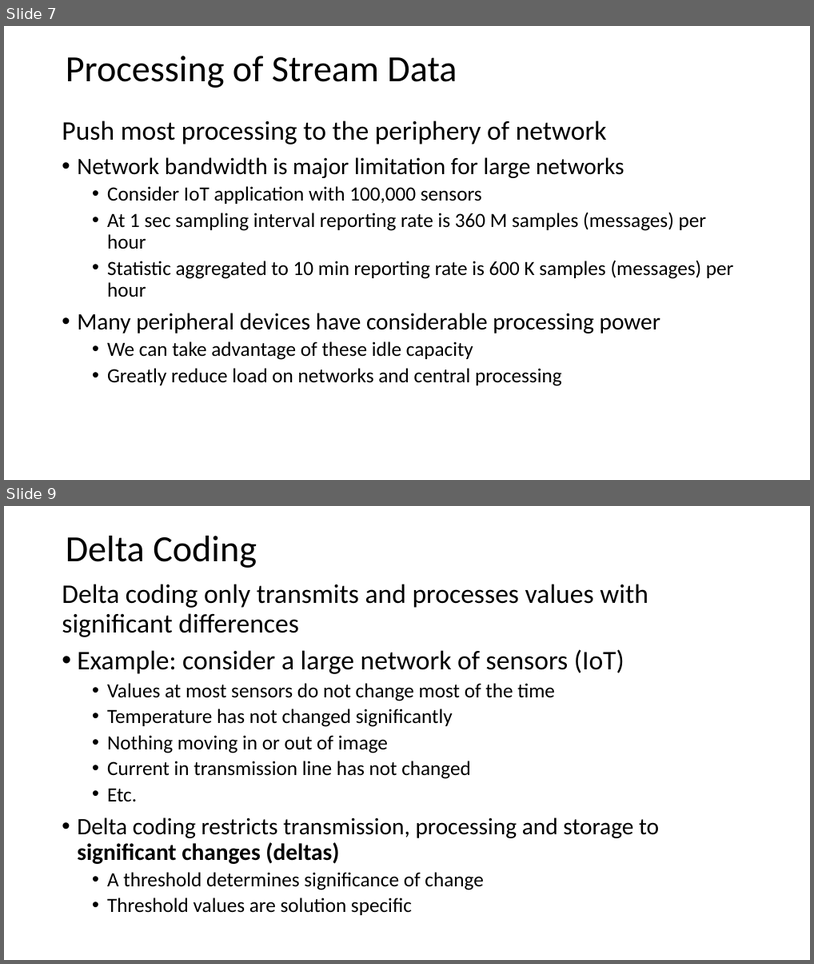
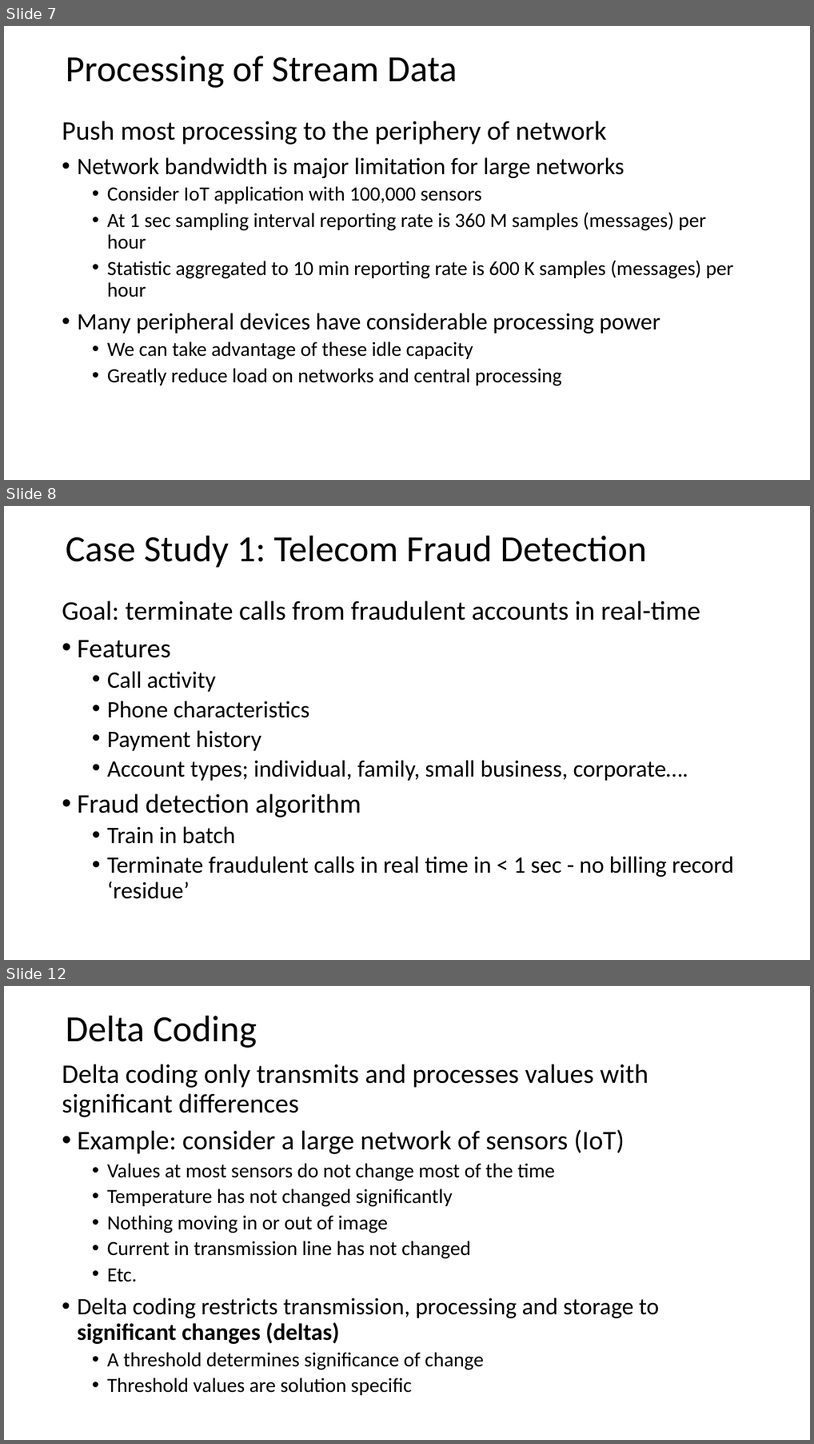
Before and after one commit to StephenElston/CSCI-E-108, a slide deck: slides/3_StreamingAnalytics.pptx. Shown one above the other, each under a label of ours: slides 7 and 9 before the commit, slides 7, 8 and 12 after it; the slides between them are not shown. The pictures are 814x964 and 814x1444 pixels, drawn with LibreOffice and Linux fonts; fonts in the diff are those of the drawing. Boxes give left, top, right and bottom in pixels: in the first picture for what was removed or moved away, otherwise in the second. Text is boxed around its words. In the diff, an @@ line names an element or a change of style, - is before the commit and + after.

```diff
--- a/slides/3_StreamingAnalytics.pptx
+++ b/slides/3_StreamingAnalytics.pptx
@@ slide 8 added at [4,506,810,960], background #FFFFFF @@
@@ text added at [66,536,647,568], 44 pt, text #000000 @@
+Case Study 1: Telecom Fraud Detection
@@ text added at [62,600,734,899], 28 pt, text #000000 @@
+Goal: terminate calls from fraudulent accounts in real-time
+• Features
+  • Call activity
+  • Phone characteristics
+  • Payment history
+  • Account types; individual, family, small business, corporate….
+• Fraud detection algorithm
+  • Train in batch
+  • Terminate fraudulent calls in real time in < 1 sec - no billing record ‘residue’
@@ what was slide 9 is now slide 12 @@
```
Also in this commit, not shown: 4 slides changed, 5 other slides added, 1 slide removed.
